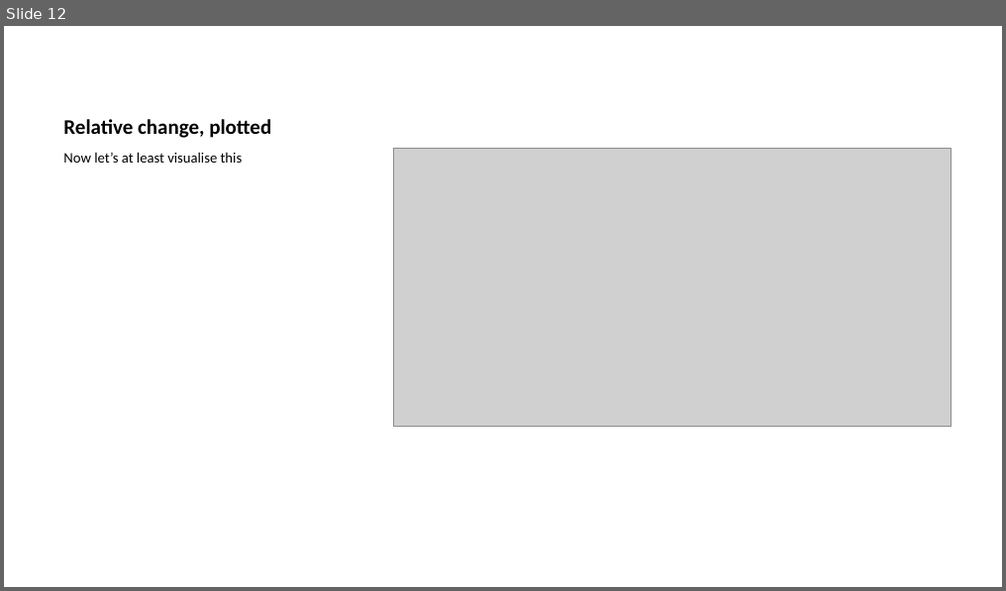
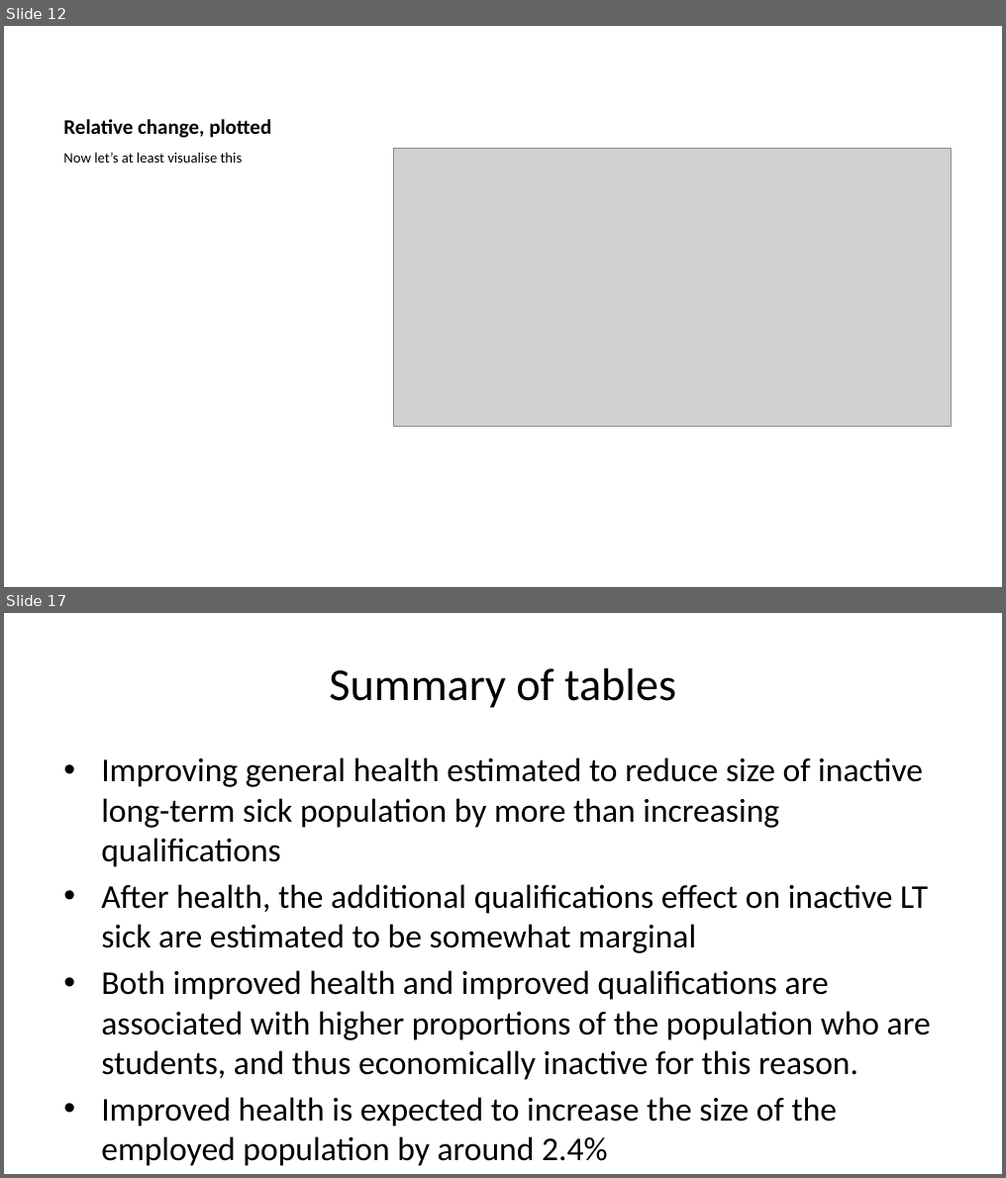
Before and after one commit to CatherineFoster/EconomicInactivity2, a slide deck: notebooks/21_summary_presentation.pptx. Shown one above the other, each under a label of ours: slide 12 before the commit, slides 12 and 17 after it; the slides between them are not shown. The pictures are 1006x591 and 1006x1178 pixels, drawn with LibreOffice and Linux fonts; fonts in the diff are those of the drawing; grey boxes stand for pictures. Boxes give left, top, right and bottom in pixels: in the first picture for what was removed or moved away, otherwise in the second. Text is boxed around its words. In the diff, an @@ line names an element or a change of style, - is before the commit and + after.

```diff
--- a/notebooks/21_summary_presentation.pptx
+++ b/notebooks/21_summary_presentation.pptx
@@ slide 17 added at [4,613,1002,1174], background #FFFFFF @@
@@ title added at [329,668,676,708], 33 pt, text #000000 @@
+Summary of tables
@@ text added at [101,758,931,1127], 24 pt, text #000000 @@
+• Improving general health estimated to reduce size of inactive long-term sick population by more than increasing qualifications
+• After health, the additional qualifications effect on inactive LT sick are estimated to be somewhat marginal
+• Both improved health and improved qualifications are associated with higher proportions of the population who are students, and thus economically inactive for this reason.
+• Improved health is expected to increase the size of the employed population by around 2.4%
```
Also in this commit, not shown: 1 slide changed, 3 other slides added, 2 other files.
